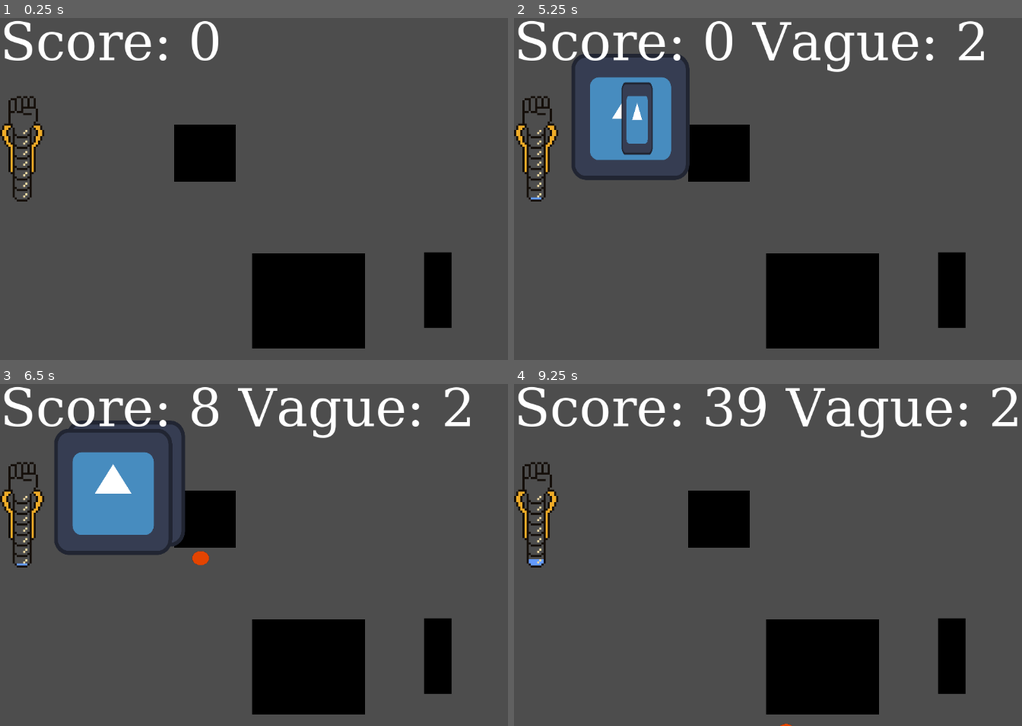
Above: before the commit, frames 1-4 (two rows, left to right).
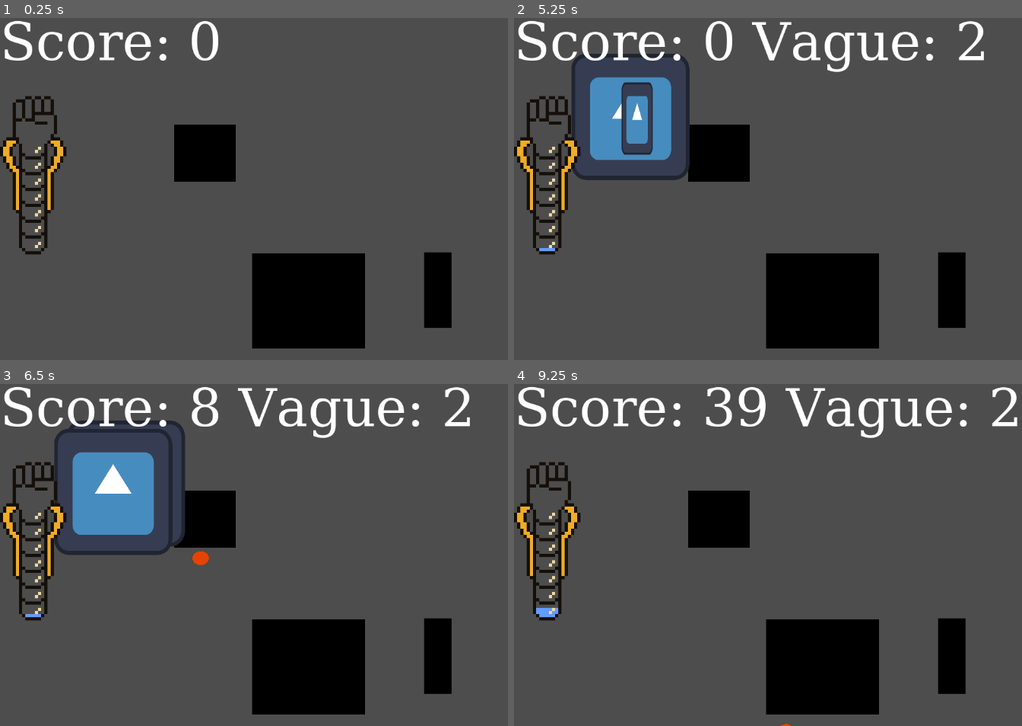
Above: after the commit, the same moments.

Repository: Nuxnuxx/gamejam-2024
Game: Godot game, scene res://main.tscn
The game is run twice, just before and just after one commit, with the same random seed, the same clock (stepped at 60 frames per second) and the same inputs. The engine's default icon, where the game draws it, is replaced by a stand-in: a white triangle on a blue panel in a dark square.
Inputs:
- Up to frame 1 (0.25 s): no input
- Up to frame 2 (5.25 s): tap Enter at 0.5, 2, 3.5 s; tap Space at 1.25, 2.75, 4.25 s
- Up to frame 3 (6.5 s): no input
- Up to frame 4 (9.25 s): no input

The runs differ from the first frame. In frame 1, 2.3% of the frame differs, in the area x 0-14%, y 22-70%; in frame 2, 2.3%; in frame 3, 2.3%; in frame 4, 2.4%.

Commit message:
Update main

Diff:
--- a/main.tscn
+++ b/main.tscn
@@ -66,12 +66,13 @@
 scale = Vector2(1.82812, 1.67969)
 
 [node name="CanvasLayer" type="CanvasLayer" parent="."]
+follow_viewport_enabled = true
 script = ExtResource("3_2s6iy")
 
 [node name="Label" type="Label" parent="CanvasLayer"]
 offset_right = 40.0
 offset_bottom = 23.0
-text = "Wawe is running"
+text = "Wave is running"
 label_settings = SubResource("LabelSettings_jf1jq")
 metadata/_edit_use_anchors_ = true
 
@@ -80,7 +81,7 @@
 offset_top = 148.0
 offset_right = 21.0
 offset_bottom = 198.0
-scale = Vector2(4, 4)
+scale = Vector2(6, 6)
 fill_mode = 3
 texture_over = ExtResource("4_17yxf")
 texture_progress = ExtResource("5_4b3vv")
